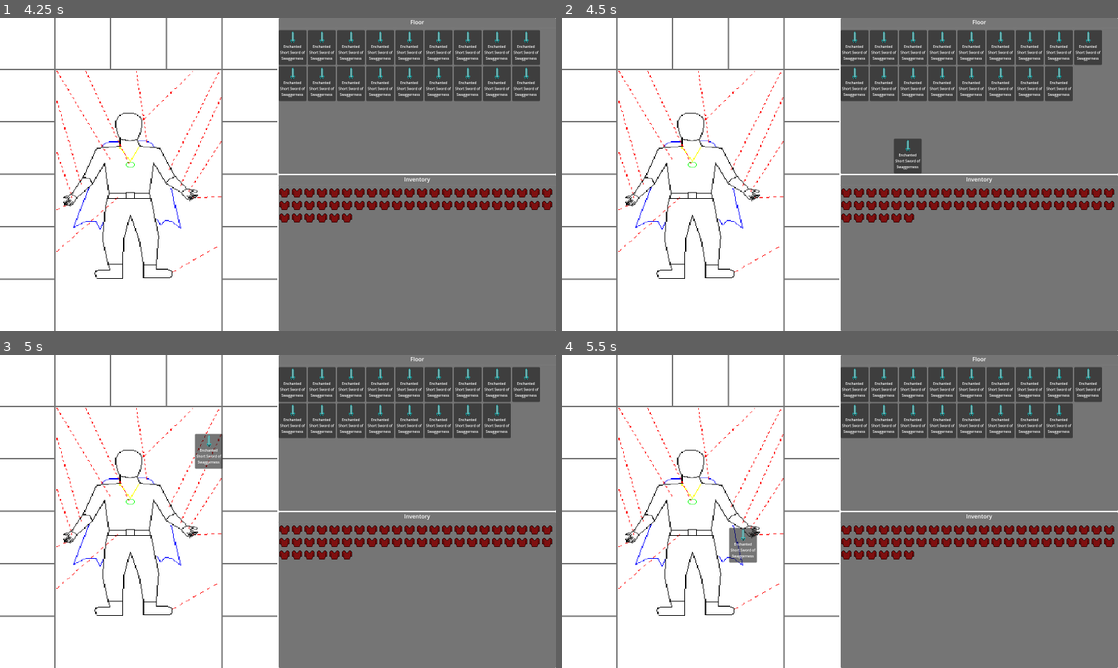
Above: before the commit, frames 1-4 (two rows, left to right).
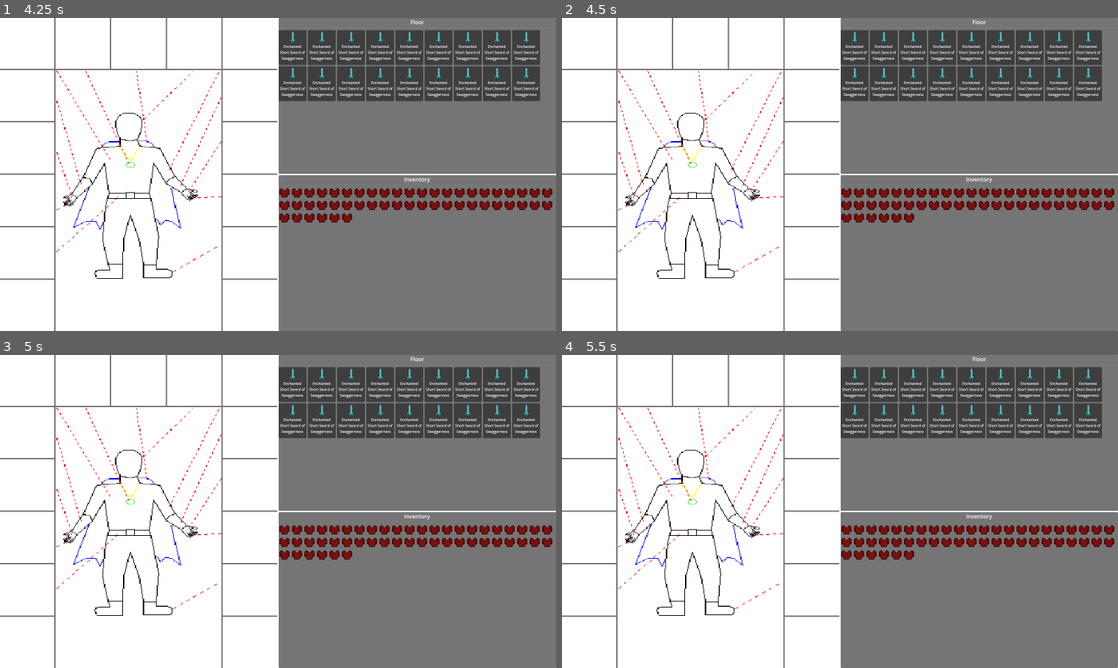
Above: after the commit, the same moments.

Repository: PF-Programming-Buddies/CastleOfTheWinds
Game: Godot game, scene res://scenes/player_inventory.tscn
Two runs of this game, one before a commit and one after it. Both use one fixed random seed, a clock stepped at 60 frames per second and the inputs below. This scene is started directly instead of the project's main scene.
Inputs (mouse positions are in pixels of both pictures, inside the frame that each line leads up to):
- Up to frame 1 (4.25 s): tap Enter at 0.5, 2, 3.5 s; move the mouse to (250, 237) at 0.52 s; press the mouse at (250, 237) at 0.53 s; release the mouse at (250, 237) at 1.25 s; tap Space at 1.25, 2.75 s; drag from (444, 221) to (250, 237) at 1.27 s; move the mouse to (111, 127) at 2.02 s; press the mouse at (111, 127) at 2.03 s; release the mouse at (111, 127) at 2.75 s; drag from (305, 174) to (111, 127) at 2.77 s; move the mouse to (194, 96) at 3.52 s; press the mouse at (194, 96) at 3.53 s
- Up to frame 2 (4.5 s): release the mouse at (756, 96) at 4.25 s; tap Space at 4.25 s; drag from (962, 158) to (756, 96) at 4.27 s
- Up to frame 3 (5 s): no input
- Up to frame 4 (5.5 s): move the mouse to (728, 527) at 5.02 s; press the mouse at (728, 527) at 5.03 s

Frame 1 is identical in both runs. In frame 2, 1.1% of the frame differs, in the area x 59-98%, y 15-50%; in frame 3, 1.1%, in the area x 35-98%, y 15-37%; in frame 4, 1.1%.

Commit message:
fixed bug with wrong position
removed the grab code from the draggable destination

Diff:
--- a/scenes/item_slot.tscn
+++ b/scenes/item_slot.tscn
@@ -8,11 +8,12 @@
 region = Rect2(61, 0, 32, 32)
 
 [node name="ItemSlot" type="Panel"]
+process_mode = 3
 z_index = 3
 custom_minimum_size = Vector2(80, 100)
 offset_right = 80.0
 offset_bottom = 100.0
-mouse_filter = 2
+mouse_filter = 1
 script = ExtResource("1_eqbkm")
 
 [node name="VBoxContainer" type="VBoxContainer" parent="."]
--- a/scripts/draggable_container.gd
+++ b/scripts/draggable_container.gd
@@ -15,13 +15,13 @@
 
 func _input(event):
 	if event is InputEventMouseButton:
-		if event.is_pressed() and event.button_index == MOUSE_BUTTON_LEFT:
-			if Orphanage.empty() and hovered:
-				var child = get_child(0)
-				if child:
-					remove_child(child)
-					child.position = Vector2.ZERO
-					Orphanage.add_child(child)
+		#if event.is_pressed() and event.button_index == MOUSE_BUTTON_LEFT:
+			#if Orphanage.empty() and hovered:
+				#var child = get_child(0)
+				#if child:
+					#remove_child(child)
+					#child.position = Vector2.ZERO
+					#Orphanage.add_child(child)
 
 		if event.is_released() and event.button_index == MOUSE_BUTTON_LEFT:
 			if not Orphanage.empty() and hovered:
--- a/scripts/item_slot.gd
+++ b/scripts/item_slot.gd
@@ -18,7 +18,7 @@
 				Orphanage.add_child(self)
 				Orphanage.old_parent = parent
 
-				position = old_pos
+				global_position = get_viewport().get_mouse_position()
 
 func equip(item: Item):
 	if item.slot_type == accepted_type:
